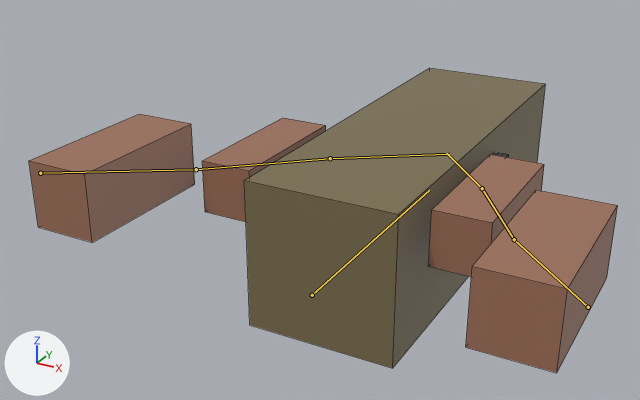
A saved change to the FBX model stw-o3de/Project/Assets/IndustrialYard/STW_INDUSTRIAL_YARD_01/FirstPerson/profiles/STW_LAUNCHER_01/STW_LAUNCHER_01_ads.fbx.
Rendered twice from a camera (50 mm lens) standing at (0.629, -1.117, 1.183) and looking at (-0.124, 0.251, 0.499). Lighting does not change. The marker at lower left points along +X, +Y and +Z. The picture after the commit comes second. The bones that change, and the others that lie on the model, are drawn over the model as lines. Mesh edges are drawn as thin lines.

Objects in the first picture: 'STW_LAUNCHER_01_Body', 'STW_LAUNCHER_01_Fore_L', 'STW_LAUNCHER_01_Fore_R', 'STW_LAUNCHER_01_Upper_L', 'STW_LAUNCHER_01_Upper_R' and 1 more.
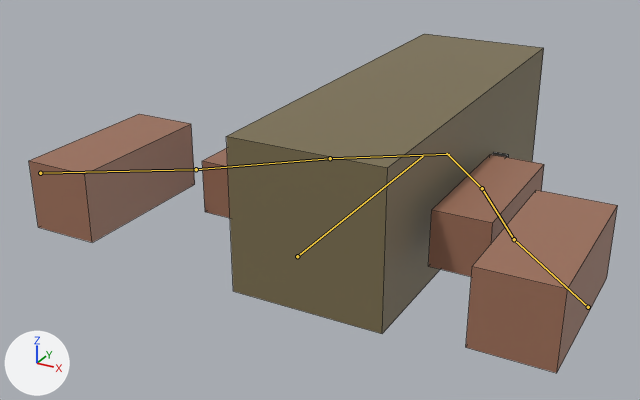
The newer file adds an action. The first version stands in its rest pose; the second is drawn at frame 18 of the action 'ads'.

Pixel boxes (x1, y1, x2, y2) of what changed, in the pictures (640 x 400 px):
'STW_LAUNCHER_01_Body', posed
    before: (244, 68, 545, 368)
    after: (226, 34, 544, 334)
'STW_LAUNCHER_01_Fore_L', unchanged, covered by the edit
    before: (202, 118, 326, 222)
    after: (202, 148, 230, 218)
bone 'weapon', root to tip
    before: (312, 295) to (429, 190)
    after: (297, 256) to (423, 156)

The change in detail:
Bone 'weapon' (bone_weapon) moves from (0.0, 0.0, 0.0) to (0.0, -0.046, 0.092).
